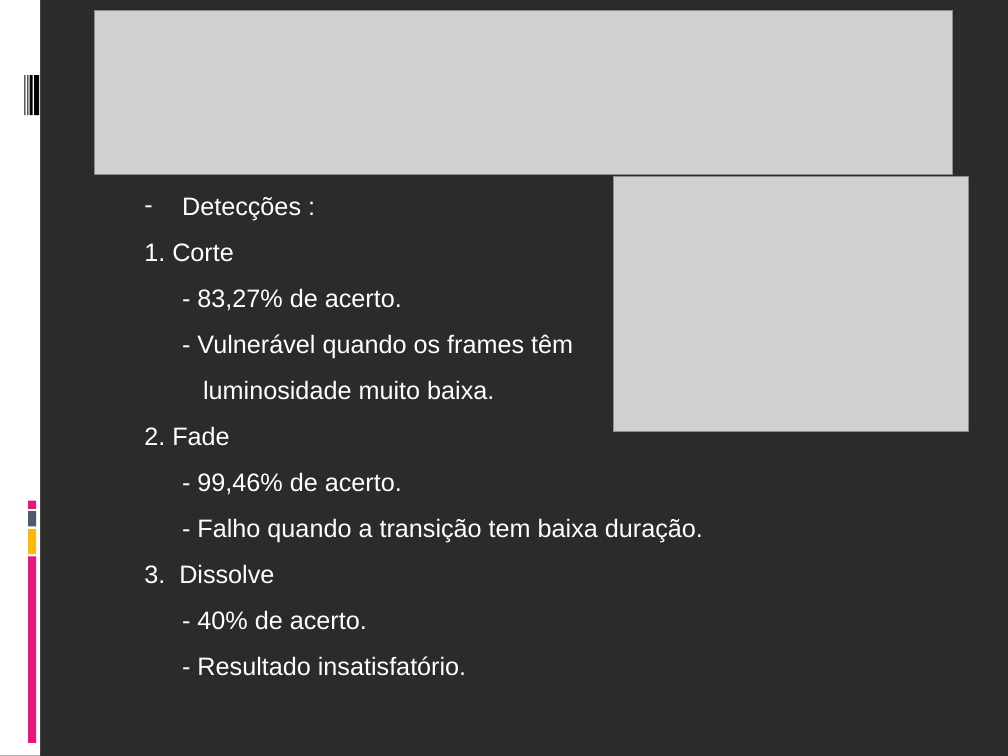
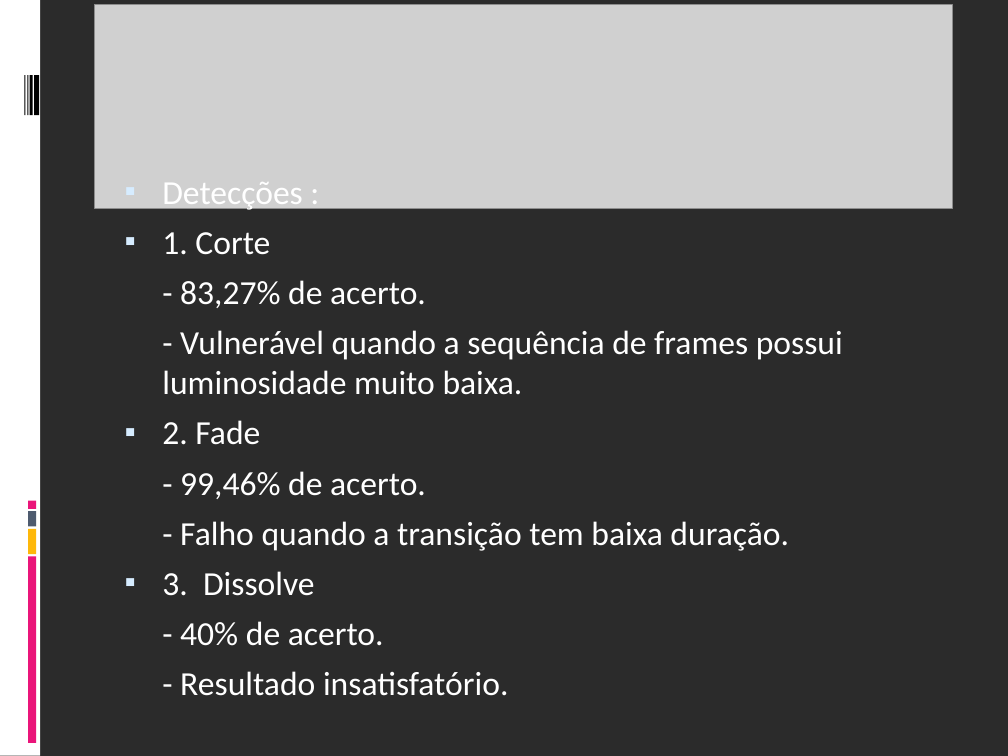
Before and after one commit to fabriciols/m-fit, a slide deck: slide 8 of DOCS/Apresentação/Apresentação_Final.ppt (slide 11 before the commit). Drawn at 1008x756 pixels with LibreOffice and Linux fonts; fonts in the diff are those of the drawing; grey boxes stand for pictures; background and template pictures are left out; a plain dark background stands for a picture behind light text. Boxes give left, top, right and bottom in pixels: in the first picture for what was removed or moved away, otherwise in the second. Text is boxed around its words. In the diff, an @@ line names an element or a change of style, - is before the commit and + after.

```diff
--- a/DOCS/Apresentação/Apresentação_Final.ppt
+++ b/DOCS/Apresentação/Apresentação_Final.ppt
@@ picture: place and size @@
-picture at <box>94,10,952,174</box>
+picture at <box>94,5,952,209</box>
@@ text "Detecções :": place and size @@
-text "Detecções :" at <box>144,197,703,676</box>
+text "Detecções :" at <box>162,182,843,696</box>
@@ picture removed at <box>613,176,968,431</box> @@
@@ text at <box>162,182,789,696</box>: size 18 to 24 pt, font Arial to Calibri in "Detecções :", "1. Corte", "- 83,27% de acerto.", "2. Fade" and 5 more places; bullet - to ▪; less space between paragraphs; bullet colour #FFFFFF to #D6ECFF; bullet none to ▪; indent changed @@
@@ text at <box>162,330,843,395</box>: text changed; size 18 to 24 pt; font Arial to Calibri @@
-- Vulnerável quando os frames têm
-luminosidade muito baixa.
+- Vulnerável quando a sequência de frames possui luminosidade muito baixa.
```
Also in this commit, not shown: 5 other slides changed, 2 slides added, 2 slides removed, 2 other files.
